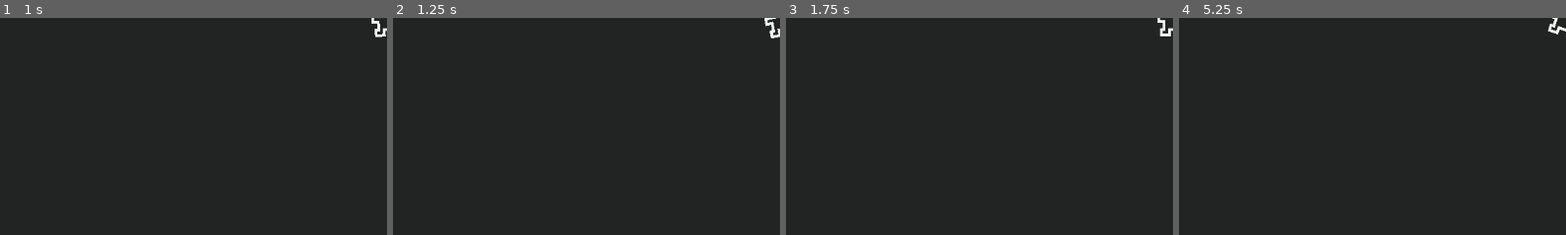
Above: before the commit, frames 1-4 (left to right).
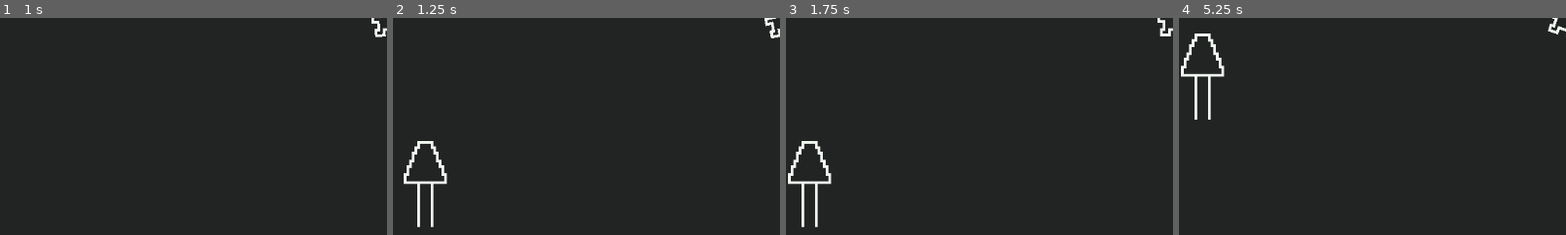
Above: after the commit, the same moments.

Repository: ArthurNaue/survival
Game: Godot game, scene res://scenes/world/root/world.tscn
Two runs of this game, one before a commit and one after it. Both use one fixed random seed, a clock stepped at 60 frames per second and the inputs below.
Inputs (mouse positions are % of the whole screen's width and height, from its top left):
- Up to frame 1 (1 s): move the mouse to (72, 45) at 0.52 s; hold A (A) from 0.53 s (still down)
- Up to frame 2 (1.25 s): keep holding A (A)
- Up to frame 3 (1.75 s): move the mouse to (30, 55) at 1.27 s; release A (A) at 1.28 s; tap D (D) at 1.35 s
- Up to frame 4 (5.25 s): tap Enter at 2, 3.5, 5 s; move the mouse to (60, 28) at 2.02 s; tap E (E) at 2.1 s; tap Space at 2.75, 4.25 s; move the mouse to (45, 70) at 2.77 s; click (45, 70) at 2.85 s; move the mouse to (80, 65) at 3.52 s; tap Q (Q) at 3.6 s; move the mouse to (20, 35) at 4.27 s; tap R (R) at 4.35 s; move the mouse to (55, 50) at 5.02 s; hold S (S) from 5.03 s (still down)
The pictures show only the part of the screen within x 0-50%, y 50-100%; the shares and areas given below are measured in that part.

Frame 1 is identical in both runs. In frame 2, 0.9% of the frame differs, in the area x 2-15%, y 56-97%; in frame 3, 0.9%; in frame 4, 0.9%, in the area x 0-12%, y 7-47%.

Commit message:
sistema de inventario(50%)

Diff:
--- a/scenes/world/root/world.tscn
+++ b/scenes/world/root/world.tscn
@@ -33,7 +33,7 @@
 tile_set = SubResource("TileSet_t7oi7")
 
 [node name="spawnResourceObjectTimer" type="Timer" parent="."]
-wait_time = 0.2
+wait_time = 0.1
 autostart = true
 
 [node name="campfire" parent="." instance=ExtResource("3_4y18a")]
--- a/scripts/managers/playerManager/root/playerManager.gd
+++ b/scripts/managers/playerManager/root/playerManager.gd
@@ -2,7 +2,8 @@
 
 const resourcesGUIScene = preload("res://scenes/entities/player/gui/resources/root/resourcesGUI.tscn")
 var resourcesGUIs: Array[ResourcesGUI]
-var xGui := 50
+var yGUI: int
+var xGUI: int
 
 const wood = preload("res://resources/items/resources/wood/root/woodStats.tres")
 const refinedWood = preload("res://resources/items/resources/wood/refinedWood/root/refinedWoodStats.tres")
@@ -68,19 +69,30 @@
 	return returnValue
 
 func create_resource_GUI(resource: ItemStats) -> void:
+	var positionOcupied := false
 	var resourceGUI = resourcesGUIScene.instantiate() as ResourcesGUI
 	resourceGUI.value = resource.type
-	resourceGUI.position = Vector2(xGui, 500)
-	xGui += 50
 	get_player().get_node("gui").add_child(resourceGUI)
 	resourcesGUIs.append(resourceGUI)
+	sort_GUI()
 
 func destroy_resource_GUI(resource: ItemStats) -> void:
-	xGui -= 50
-	for resources in resourcesGUIs:
-		if resources.value == resource.type:
-			resources.queue_free()
-			resourcesGUIs.erase(resources)
+	for resourcesGUI in resourcesGUIs:
+		if resourcesGUI.value == resource.type:
+			resourcesGUI.queue_free()
+			resourcesGUIs.erase(resourcesGUI)
+	sort_GUI()
+
+func sort_GUI() -> void:
+	xGUI = 50
+	yGUI = 500
+	for resourcesGUI in resourcesGUIs:
+		resourcesGUI.position.y = yGUI
+		resourcesGUI.position.x = xGUI
+		xGUI += 50
+		if xGUI > 200:
+			xGUI = 50
+			yGUI += 50
 
 func get_player() -> CharacterBody2D:
 	return get_tree().get_first_node_in_group("player")
